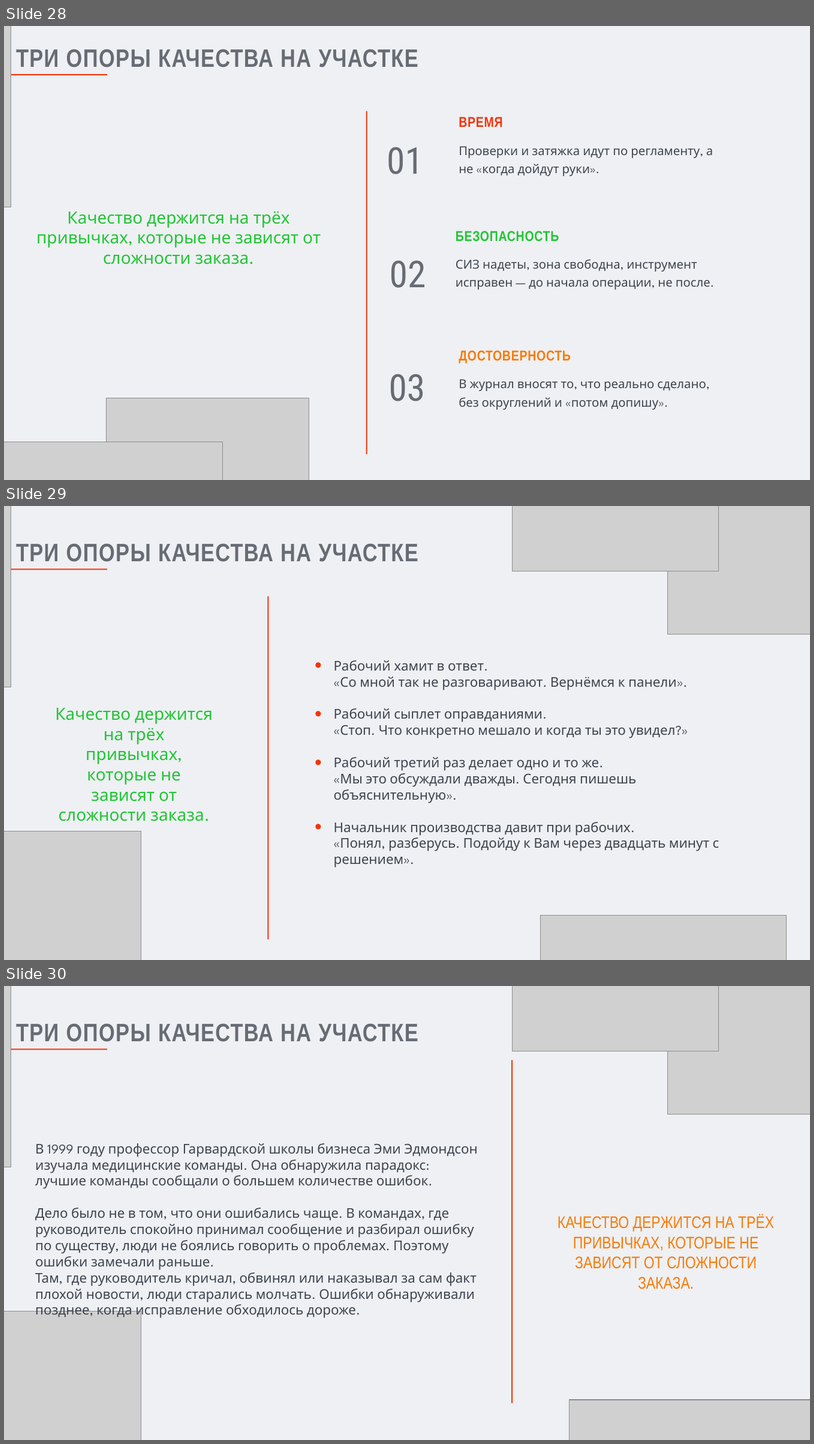
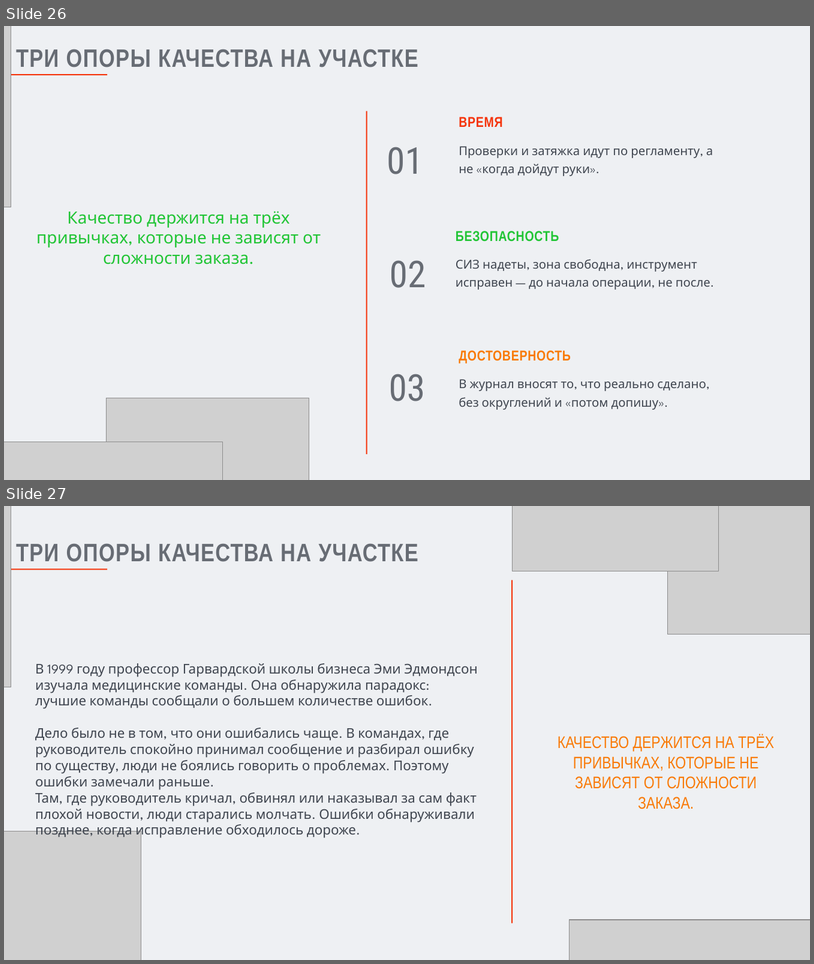
Before and after one commit to nastyasud526/text-to-slides, a slide deck: Производство дизайн шаблон — именованные поля.pptx. Shown one above the other, each under a label of ours: slides 28, 29 and 30 before the commit, slides 26 and 27 after it. The pictures are 814x1444 and 814x964 pixels, drawn with LibreOffice and Linux fonts; fonts in the diff are those of the drawing; grey boxes stand for pictures; background and template pictures are left out. Boxes give left, top, right and bottom in pixels: in the first picture for what was removed or moved away, otherwise in the second. Text is boxed around its words. In the diff, an @@ line names an element or a change of style, - is before the commit and + after.

```diff
--- a/Производство дизайн шаблон — именованные поля.pptx
+++ b/Производство дизайн шаблон — именованные поля.pptx
@@ slide 29 removed at (4,506,810,960), background #EEF0F3 @@
@@ picture removed at (4,506,11,687) @@
@@ picture removed at (512,506,719,571) @@
@@ picture removed at (668,506,810,634) @@
@@ text removed at (16,543,419,562) @@
-ТРИ ОПОРЫ КАЧЕСТВА НА УЧАСТКЕ
@@ line removed from (4, 570) to (107, 570) @@
@@ line removed from (269, 596) to (269, 939) @@
@@ text removed at (334,660,720,867) @@
-• Рабочий хамит в ответ.
-  «Со мной так не разговаривают. Вернёмся к панели».
-• Рабочий сыплет оправданиями.
-  «Стоп. Что конкретно мешало и когда ты это увидел?»
-• Рабочий третий раз делает одно и то же.
-  «Мы это обсуждали дважды. Сегодня пишешь объяснительную».
-• Начальник производства давит при рабочих.
-  «Понял, разберусь. Подойду к Вам через двадцать минут с решением».
@@ title removed at (55,708,213,821) @@
-Качество держится на трёх привычках, которые не зависят от сложности заказа.
@@ picture removed at (4,831,141,960) @@
@@ picture removed at (541,915,787,960) @@
@@ picture removed at (703,918,810,960) @@
@@ what was slide 28 is now slide 26 @@
@@ what was slide 30 is now slide 27 @@
```
Also in this commit, not shown: 2 other slides removed, 27 other files.
